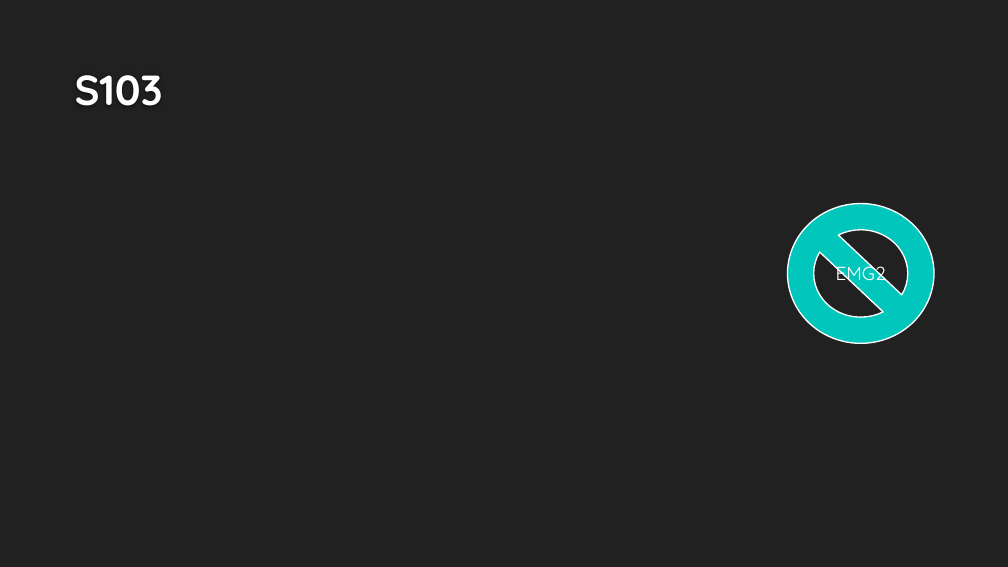
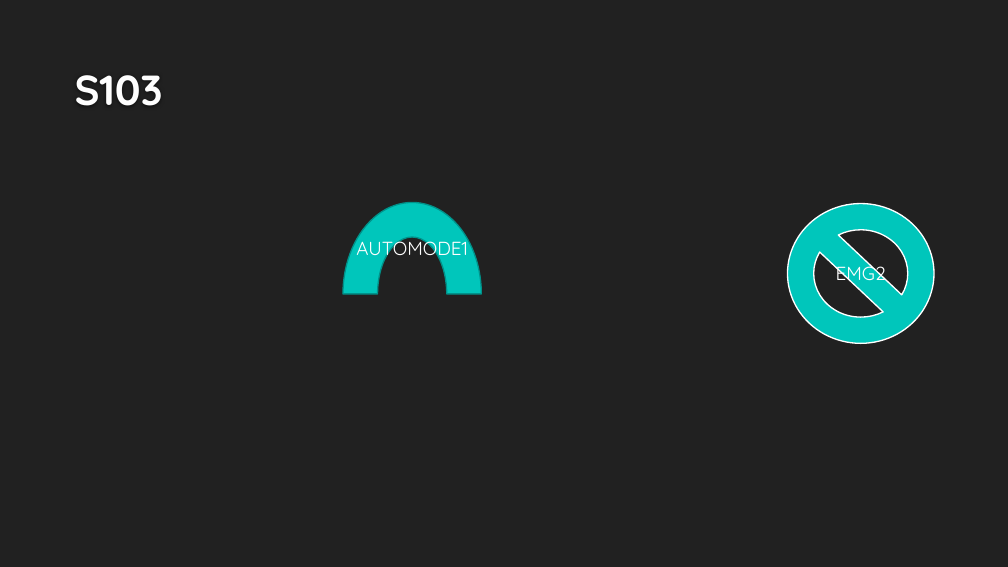
Before and after one commit to DualsoftDev/ds, a slide deck: slide 4 of DsDotNet/src/UnitTest/UnitTest.Engine/ImportOffice/ppt/T10_Button.pptx. Drawn at 1008x567 pixels with LibreOffice and Linux fonts; fonts in the diff are those of the drawing; background and template pictures are left out. Boxes give left, top, right and bottom in pixels: in the first picture for what was removed or moved away, otherwise in the second. Text is boxed around its words. In the diff, an @@ line names an element or a change of style, - is before the commit and + after.

```diff
--- a/DsDotNet/src/UnitTest/UnitTest.Engine/ImportOffice/ppt/T10_Button.pptx
+++ b/DsDotNet/src/UnitTest/UnitTest.Engine/ImportOffice/ppt/T10_Button.pptx
@@ arch (boxed as its full ring) added at (343,203,482,386), fill #00C6BB, outline #00928A 1.25 pt, 18 pt, text #FFFFFF @@
+AUTOMODE1
```
Also in this commit, not shown: 10 other files.
